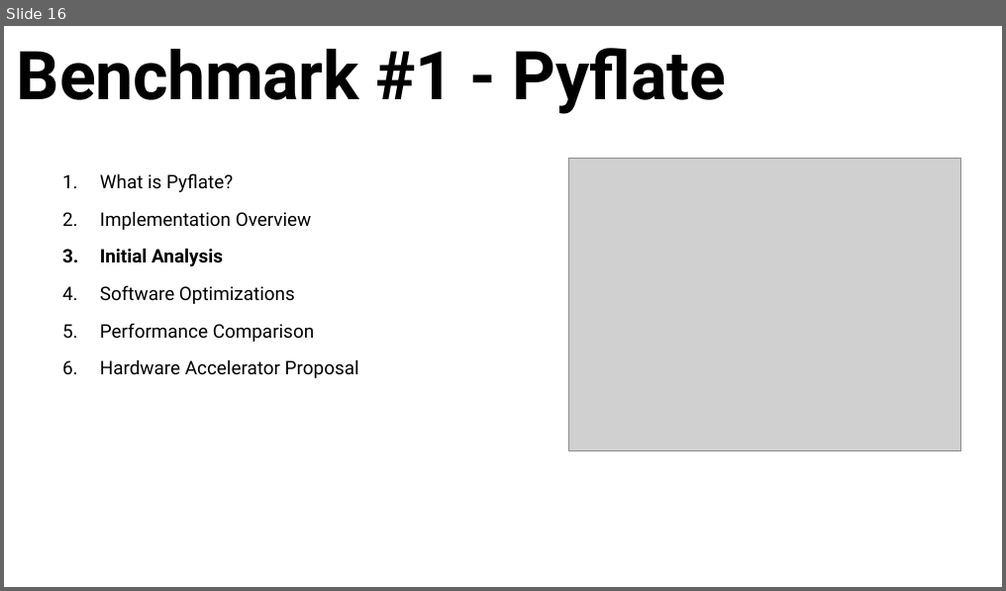
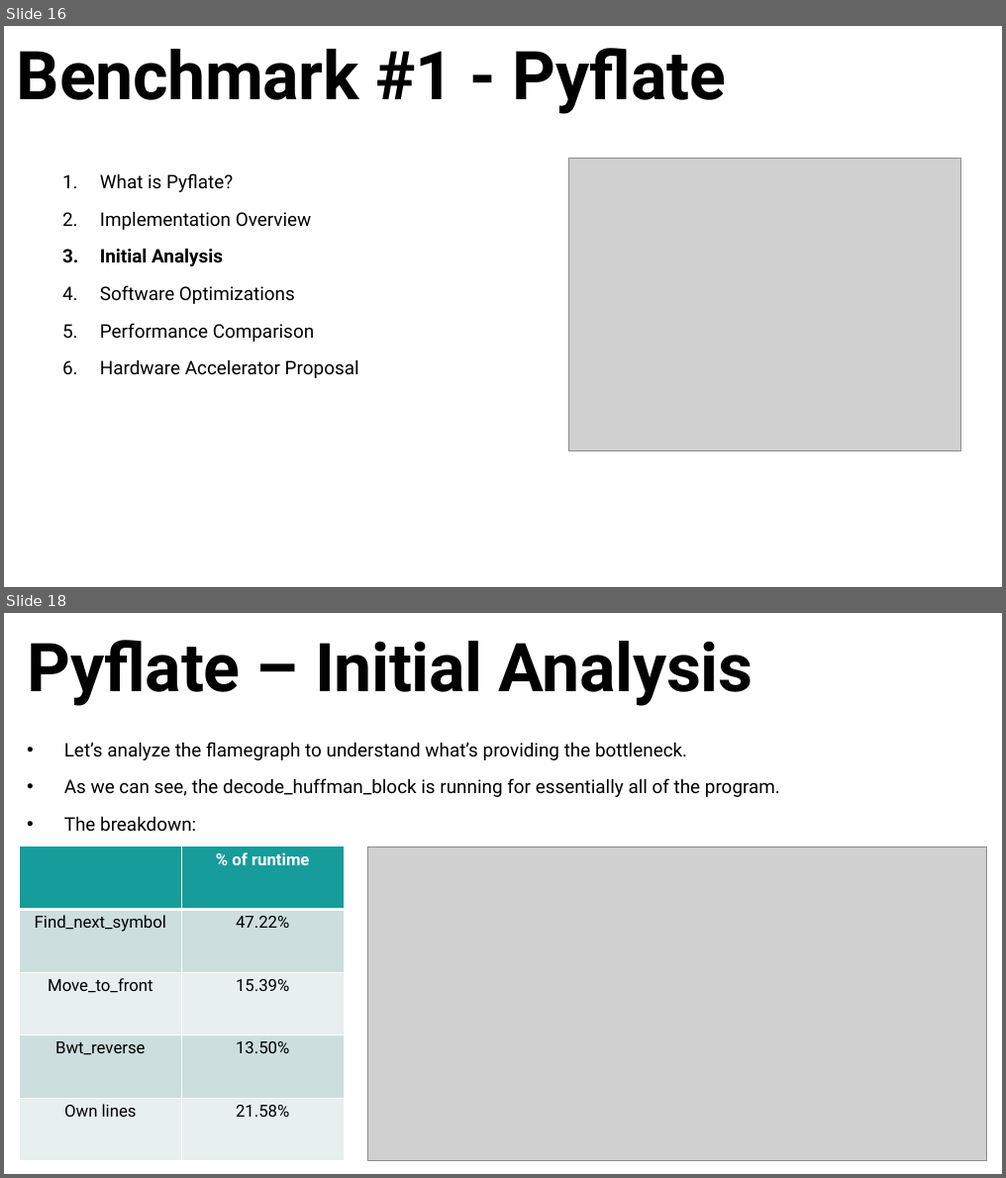
Before and after one commit to oridaniel09/nnproject, a slide deck: FinalPresentation.pptx. Shown one above the other, each under a label of ours: slide 16 before the commit, slides 16 and 18 after it; the slides between them are not shown. The pictures are 1006x591 and 1006x1178 pixels, drawn with LibreOffice and Linux fonts; fonts in the diff are those of the drawing; grey boxes stand for pictures. Boxes give left, top, right and bottom in pixels: in the first picture for what was removed or moved away, otherwise in the second. Text is boxed around its words. In the diff, an @@ line names an element or a change of style, - is before the commit and + after.

```diff
--- a/FinalPresentation.pptx
+++ b/FinalPresentation.pptx
@@ slide 18 added at [4, 613, 1002, 1174], background #FFFFFF @@
@@ title added at [27, 640, 753, 706], 64.8 pt, text #000000, bold @@
+Pyflate – Initial Analysis
@@ text added at [64, 742, 780, 832], 18 pt, text #000000 @@
+• Let’s analyze the flamegraph to understand what’s providing the bottleneck.
+• As we can see, the decode_huffman_block is running for essentially all of the program.
+• The breakdown:
@@ table added at [19, 847, 344, 1161], 5 rows, 2 columns @@
+ | % of runtime
+Find_next_symbol | 47.22%
+Move_to_front | 15.39%
+Bwt_reverse | 13.50%
+Own lines | 21.58%
@@ picture added at [367, 847, 986, 1161] @@
```
Also in this commit, not shown: 2 slides changed, 6 other slides added, 8 other files.
